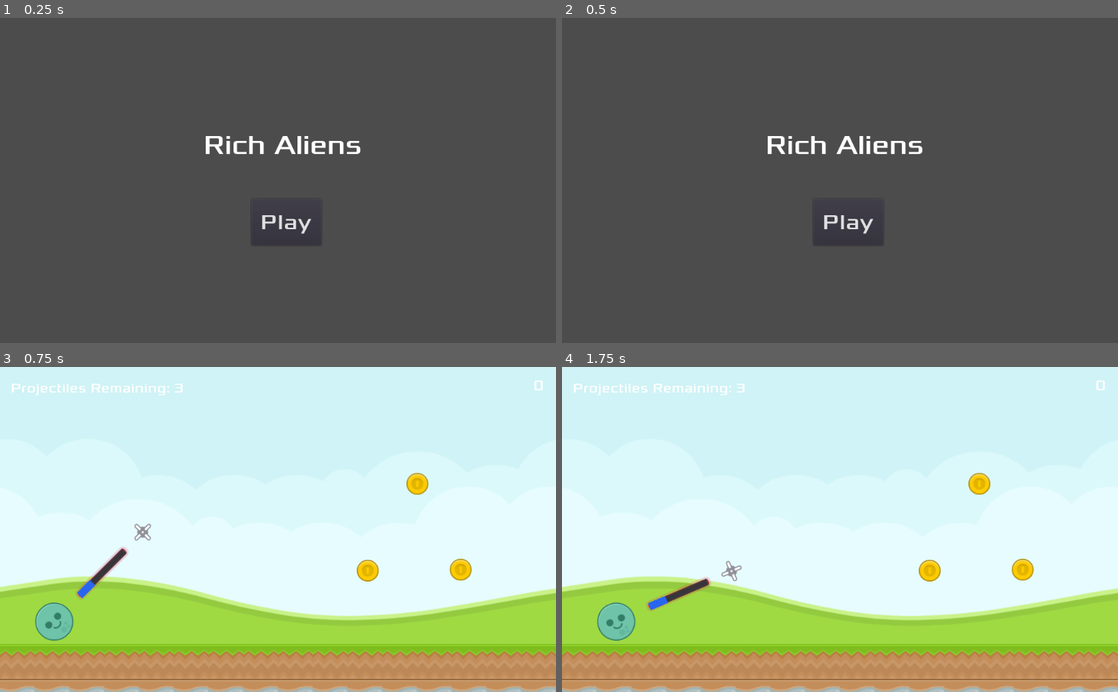
Above: before the commit, frames 1-4 (two rows, left to right).
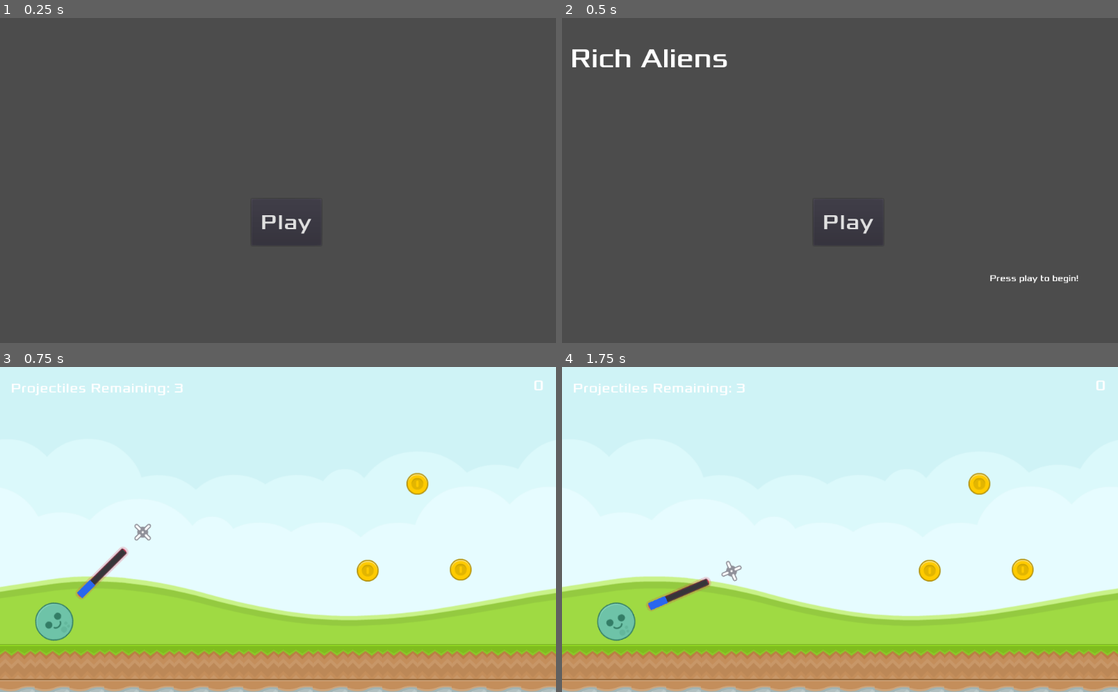
Above: after the commit, the same moments.

Repository: cpvanlue/P1-cpvanlue
Game: Godot game, scene res://src/MainMenu.tscn
The game is run twice, just before and just after one commit, with the same random seed, the same clock (stepped at 60 frames per second) and the same inputs.
Inputs:
- Up to frame 1 (0.25 s): no input
- Up to frame 2 (0.5 s): no input
- Up to frame 3 (0.75 s): click "Play" at 0.5 s
- Up to frame 4 (1.75 s): tap Enter at 1.25 s; hold Down (decrease_angle) from 1.28 s (still down)

The runs differ from the first frame. In frame 1, 0.7% of the frame differs, in the area x 37-65%, y 36-42%; in frame 2, 1.5%, in the area x 1-93%, y 9-82%; in frame 3, nothing differs; in frame 4, nothing differs.

Commit message:
Add animation on title screen

Diff:
--- a/project/src/MainMenu.tscn
+++ b/project/src/MainMenu.tscn
@@ -1,33 +1,84 @@
-[gd_scene load_steps=5 format=2]
+[gd_scene load_steps=7 format=2]
 
 [ext_resource path="res://assets/Xolonium-Regular.ttf" type="DynamicFontData" id=1]
 [ext_resource path="res://src/MainMenu.gd" type="Script" id=2]
+
+[sub_resource type="DynamicFont" id=2]
+size = 40
+font_data = ExtResource( 1 )
+
+[sub_resource type="DynamicFont" id=3]
+font_data = ExtResource( 1 )
+
+[sub_resource type="Animation" id=4]
+resource_name = "New Anim"
+tracks/0/type = "bezier"
+tracks/0/path = NodePath("Title:rect_position:x")
+tracks/0/interp = 1
+tracks/0/loop_wrap = true
+tracks/0/imported = false
+tracks/0/enabled = true
+tracks/0/keys = {
+"points": PoolRealArray( -339.833, -0.25, 0, 0.25, 0, 369.948, -0.25, 0, 0.25, 0 ),
+"times": PoolRealArray( 0, 1 )
+}
+tracks/1/type = "bezier"
+tracks/1/path = NodePath("Title:rect_position:y")
+tracks/1/interp = 1
+tracks/1/loop_wrap = true
+tracks/1/imported = false
+tracks/1/enabled = true
+tracks/1/keys = {
+"points": PoolRealArray( -105.747, -0.25, 0, 0.25, 0, 193.595, -0.25, 0, 0.25, 0 ),
+"times": PoolRealArray( 0, 1 )
+}
+tracks/2/type = "bezier"
+tracks/2/path = NodePath("Title:rect_rotation")
+tracks/2/interp = 1
+tracks/2/loop_wrap = true
+tracks/2/imported = false
+tracks/2/enabled = true
+tracks/2/keys = {
+"points": PoolRealArray( 0, -0.25, 0, 0.25, 0, 0, -0.25, 0, 0.25, 0 ),
+"times": PoolRealArray( 0, 1 )
+}
+tracks/3/type = "bezier"
+tracks/3/path = NodePath("ActionHint:rect_position:x")
+tracks/3/interp = 1
+tracks/3/loop_wrap = true
+tracks/3/imported = false
+tracks/3/enabled = true
+tracks/3/keys = {
+"points": PoolRealArray( 1135.65, -0.25, 0, 0.25, 0, 440.877, -0.25, 0, 0.25, 0 ),
+"times": PoolRealArray( 0, 1 )
+}
+tracks/4/type = "bezier"
+tracks/4/path = NodePath("ActionHint:rect_position:y")
+tracks/4/interp = 1
+tracks/4/loop_wrap = true
+tracks/4/imported = false
+tracks/4/enabled = true
+tracks/4/keys = {
+"points": PoolRealArray( 682.779, -0.25, 0, 0.25, 0, 260.217, -0.25, 0, 0.25, 0 ),
+"times": PoolRealArray( 0, 1 )
+}
+tracks/5/type = "bezier"
+tracks/5/path = NodePath("ActionHint:rect_rotation")
+tracks/5/interp = 1
+tracks/5/loop_wrap = true
+tracks/5/imported = false
+tracks/5/enabled = true
+tracks/5/keys = {
+"points": PoolRealArray( 0, -0.25, 0, 0.25, 0, 0, -0.25, 0, 0.25, 0 ),
+"times": PoolRealArray( 0, 1 )
+}
 
 [sub_resource type="DynamicFont" id=1]
 size = 50
 font_data = ExtResource( 1 )
 
-[sub_resource type="DynamicFont" id=2]
-size = 40
-font_data = ExtResource( 1 )
-
 [node name="MainMenu" type="Node2D"]
 script = ExtResource( 2 )
-
-[node name="Title" type="Label" parent="."]
-anchor_left = 1.0
-anchor_top = 1.0
-anchor_right = 1.0
-anchor_bottom = 1.0
-margin_left = 374.577
-margin_top = 203.625
-margin_right = 666.577
-margin_bottom = 264.625
-custom_fonts/font = SubResource( 1 )
-text = "Rich Aliens"
-__meta__ = {
-"_edit_use_anchors_": false
-}
 
 [node name="Button" type="Button" parent="."]
 margin_left = 463.324
@@ -40,4 +91,34 @@
 "_edit_use_anchors_": false
 }
 
+[node name="ActionHint" type="Label" parent="."]
+margin_left = 440.877
+margin_top = 260.217
+margin_right = 604.877
+margin_bottom = 280.217
+custom_fonts/font = SubResource( 3 )
+text = "Press play to begin!"
+__meta__ = {
+"_edit_use_anchors_": false
+}
+
+[node name="AnimationPlayer" type="AnimationPlayer" parent="."]
+autoplay = "New Anim"
+"anims/New Anim" = SubResource( 4 )
+
+[node name="Title" type="Label" parent="."]
+anchor_left = 1.0
+anchor_top = 1.0
+anchor_right = 1.0
+anchor_bottom = 1.0
+margin_left = 369.948
+margin_top = 193.595
+margin_right = 661.948
+margin_bottom = 254.595
+custom_fonts/font = SubResource( 1 )
+text = "Rich Aliens"
+__meta__ = {
+"_edit_use_anchors_": false
+}
+
 [connection signal="pressed" from="Button" to="." method="_on_Button_pressed"]
